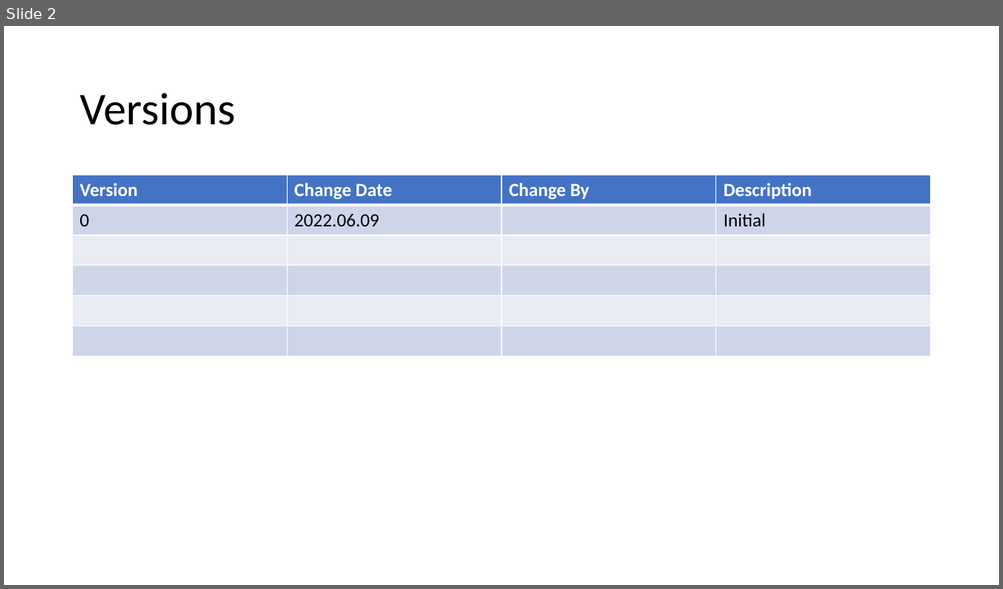
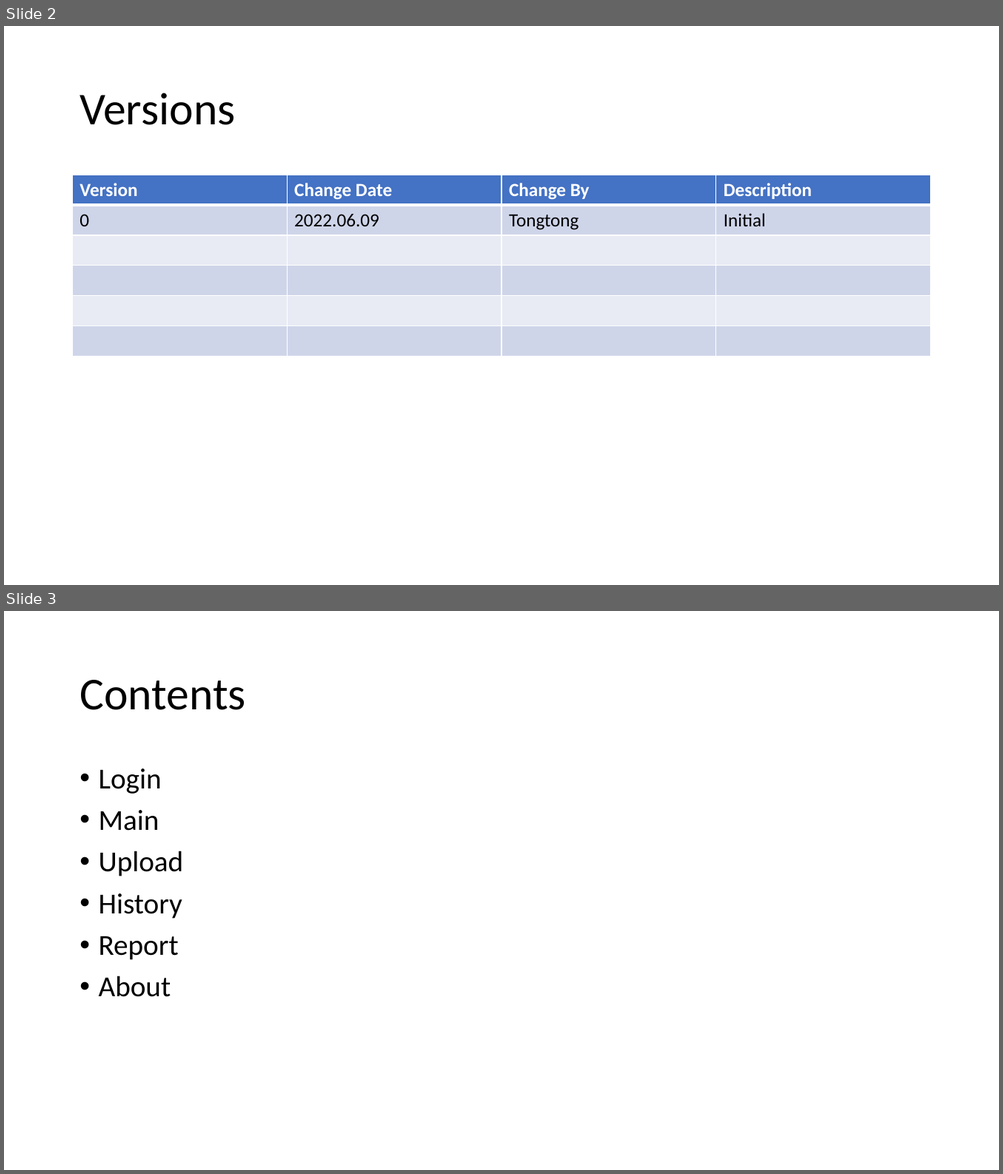
Before and after one commit to TeamworkNUS/uob_voice_to_text_proj, a slide deck: uob_website/analysis/utils/Voice_To_Text_Analysis_Web_UserGuide.pptx. Shown one above the other, each under a label of ours: slide 2 before the commit, slides 2 and 3 after it. The pictures are 1003x589 and 1003x1174 pixels, drawn with LibreOffice and Linux fonts; fonts in the diff are those of the drawing. Boxes give left, top, right and bottom in pixels: in the first picture for what was removed or moved away, otherwise in the second. Text is boxed around its words. In the diff, an @@ line names an element or a change of style, - is before the commit and + after.

```diff
--- a/uob_website/analysis/utils/Voice_To_Text_Analysis_Web_UserGuide.pptx
+++ b/uob_website/analysis/utils/Voice_To_Text_Analysis_Web_UserGuide.pptx
@@ slide 3 added at box(4, 611, 999, 1170), background #FFFFFF @@
@@ title added at box(79, 680, 245, 710), 44 pt, text #000000 @@
+Contents
@@ text added at box(99, 769, 184, 997), 28 pt, text #000000 @@
+• Login
+• Main
+• Upload
+• History
+• Report
+• About
@@ slide 2 changed as well @@
@@ table at box(73, 175, 932, 357) @@
-row 2, column 3: 
+row 2, column 3: Tongtong
```
Also in this commit, not shown: 1 other slide changed, 15 other slides added, 4 other files.
